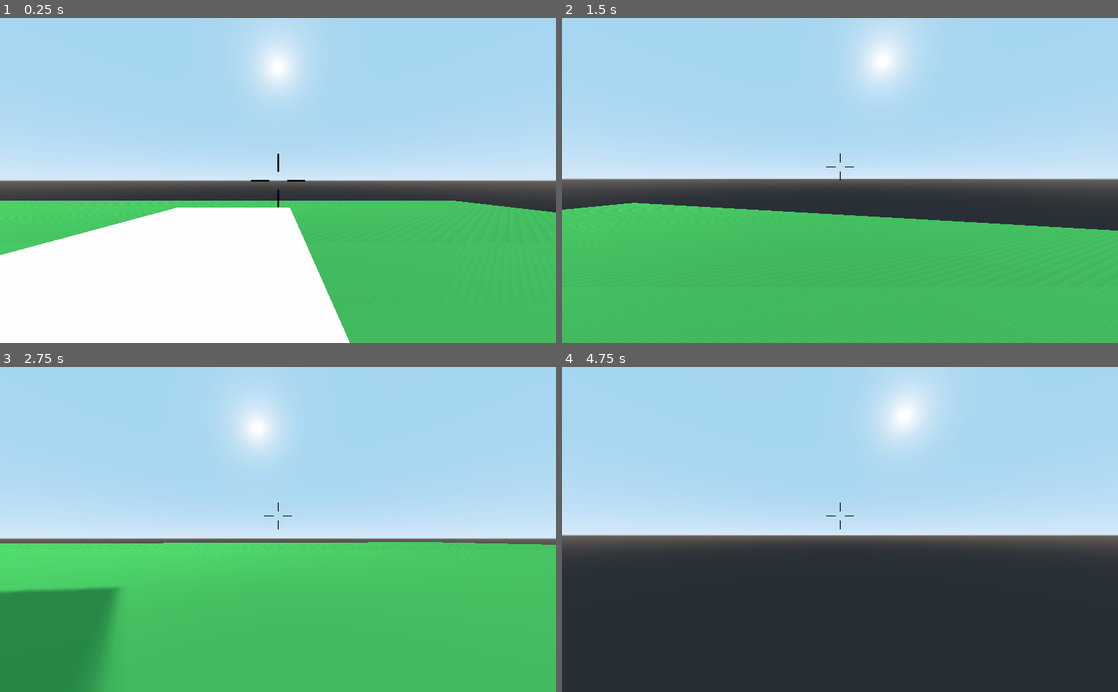
Above: before the commit, frames 1-4 (two rows, left to right).
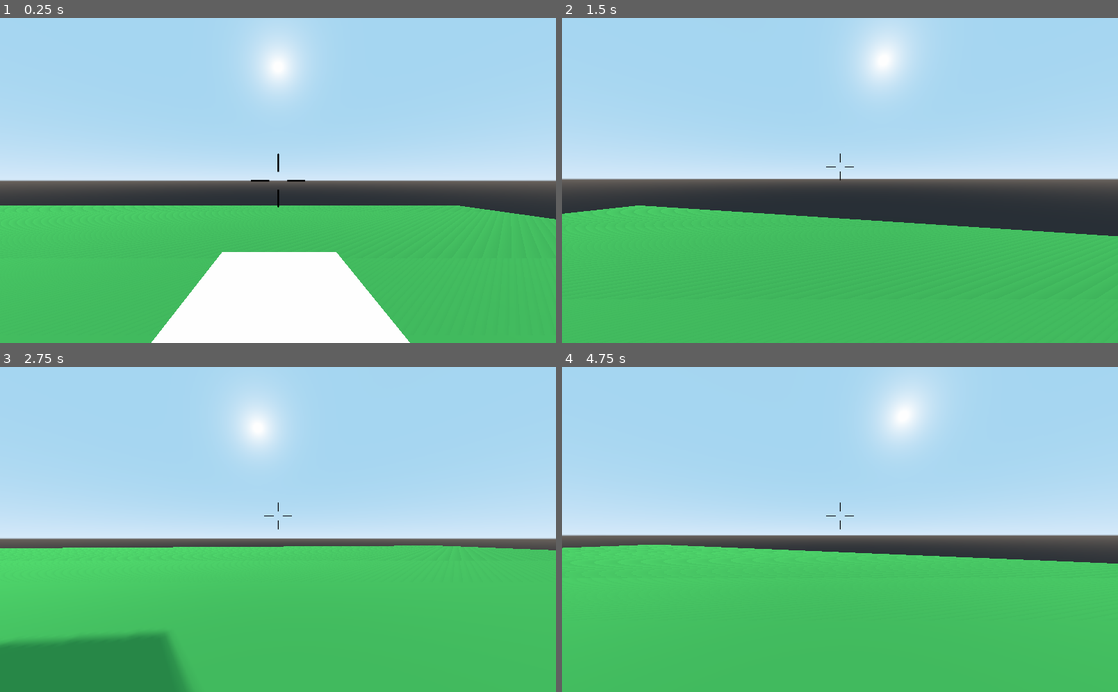
Above: after the commit, the same moments.

Repository: camgrodgers/senior-fps
Game: Godot game, scene res://Main.tscn
Two runs of this game, one before a commit and one after it. Both use one fixed random seed, a clock stepped at 60 frames per second and the inputs below.
Inputs (mouse positions are in pixels of both pictures, inside the frame that each line leads up to):
- Up to frame 1 (0.25 s): no input
- Up to frame 2 (1.5 s): move the mouse to (867, 180) at 0.52 s; hold Up (move_forward) from 0.53 s (still down); tap C (crouch) at 0.6 s; tap Space (jump) at 0.77 s; move the mouse to (812, 180) at 1.27 s; tap Shift (sprint) at 1.35 s
- Up to frame 3 (2.75 s): keep holding Up (move_forward); tap Space (jump) at 1.52 s; move the mouse to (289, 523) at 2.02 s; click (289, 523) at 2.1 s
- Up to frame 4 (4.75 s): keep holding Up (move_forward); move the mouse to (834, 536) at 2.77 s; right-click (834, 536) at 2.85 s; tap Space (jump) at 3.02, 3.77, 4.52 s; move the mouse to (878, 532) at 3.52 s; tap C (crouch) at 3.6 s; move the mouse to (795, 526) at 4.27 s; tap Shift (sprint) at 4.35 s

The runs differ from the first frame. In frame 1, 18% of the frame differs, in the area x 0-100%, y 56-100%; in frame 2, 1.2%; in frame 3, 6.9%; in frame 4, 43%, in the area x 0-100%, y 54-100%.
Error in both runs: Invalid get index '0' (on base: 'Array'). (res://Enemies/Enemy.gd:145)

Commit message:
basic sine screenshake implemented

Diff:
--- a/Player/Player.gd
+++ b/Player/Player.gd
@@ -153,21 +153,15 @@
 var inverse_x_factor = -1
 var inverse_y_factor = -1
 
-var screen_shake_width: float = 2
-var screen_shake_angle: float = 0
-var screen_shake_radius: float = 0
+var screen_shake_width: float = .005
+var screen_shake_counter: float = 0
 
 func screen_shake(delta: float):
-	screen_shake_radius = screen_shake_width * sqrt(cos(2 * deg2rad(screen_shake_angle)))
-	var offset_x = screen_shake_radius * cos(deg2rad(screen_shake_angle))
-	var offset_y = screen_shake_radius * sin(deg2rad(screen_shake_angle))
-	$CameraHolder/Camera.translation = Vector3(offset_x, offset_y, 0)
-	print(screen_shake_angle)
-
-	screen_shake_angle += delta * 10
-	if screen_shake_angle > 359.9:
-		screen_shake_angle = 0
-	pass
+	if screen_shake_counter == INF:
+		screen_shake_counter = 0
+	var offset_x = sin(screen_shake_counter) * screen_shake_width
+	screen_shake_counter += delta * 1
+	$CameraHolder/Camera.set_rotation(Vector3(0, offset_x, 0))
 
 func _input(event):
 	if !event is InputEventMouseMotion:
